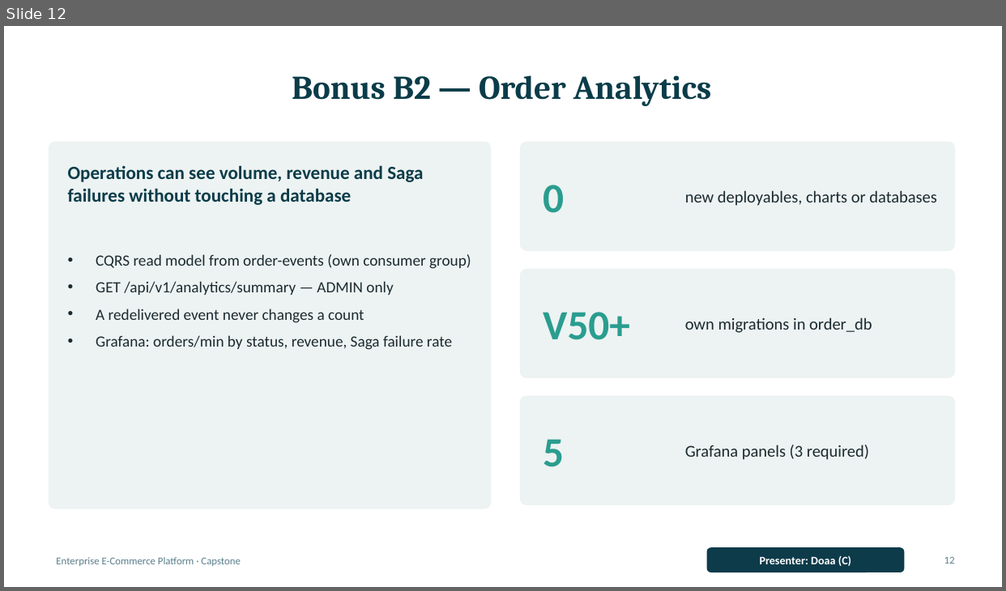
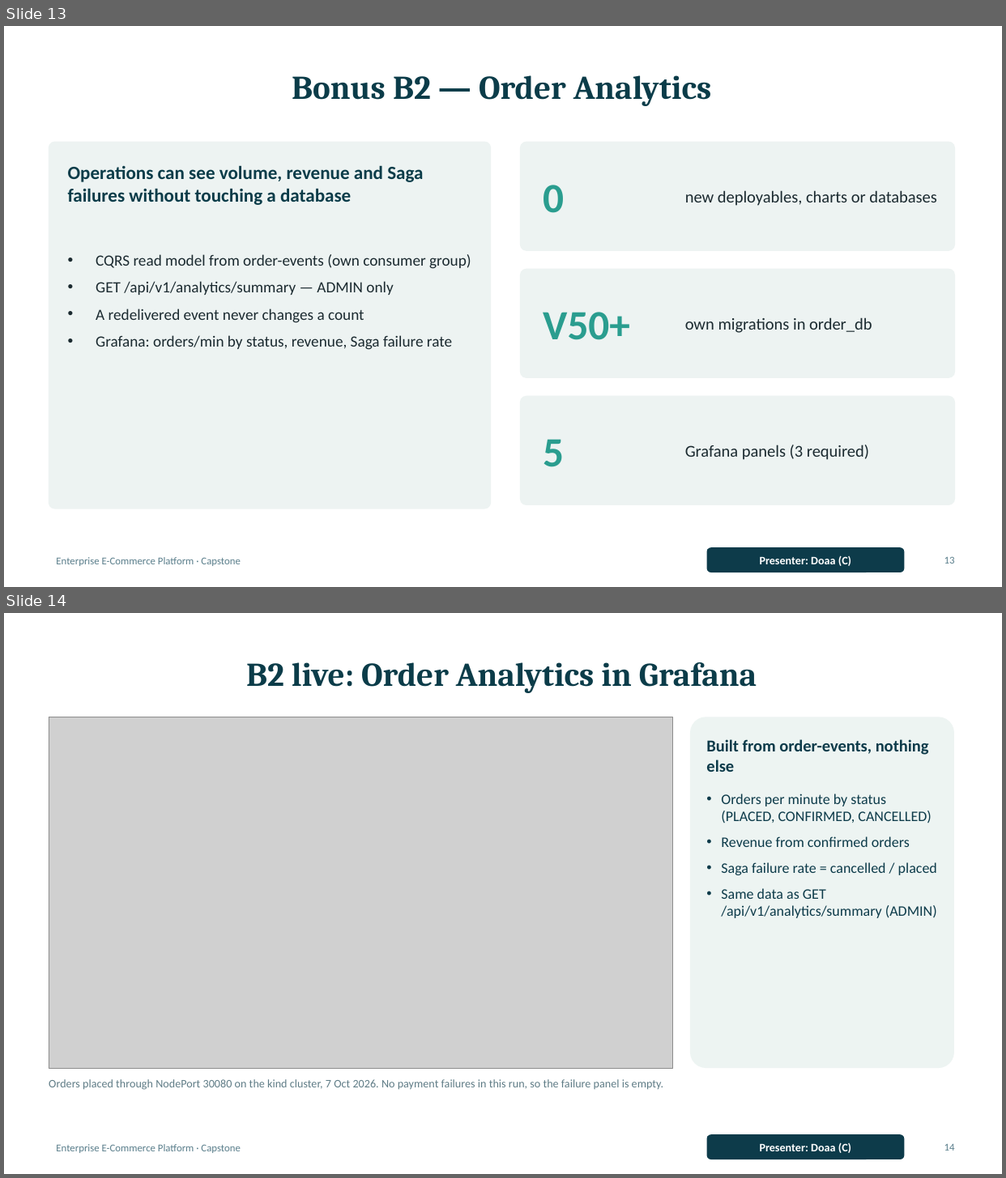
Before and after one commit to 13nour11/capstone-platform, a slide deck: docs/slides/capstone-final.pptx. Shown one above the other, each under a label of ours: slide 12 before the commit, slides 13 and 14 after it. The pictures are 1006x591 and 1006x1178 pixels, drawn with LibreOffice and Linux fonts; fonts in the diff are those of the drawing; grey boxes stand for pictures. Boxes give left, top, right and bottom in pixels: in the first picture for what was removed or moved away, otherwise in the second. Text is boxed around its words. In the diff, an @@ line names an element or a change of style, - is before the commit and + after.

Commit message:
capstone-L6: slides-with-live-screenshots-from-the-cluster-on-main
Four evidence slides from the kind run on main: Zipkin trace across HTTP and Kafka, B2 in
Grafana, ArgoCD 10/10 Synced/Healthy, CI on main + Platform Overview. Names as in the Team
Charter, presenter ranges updated, slide outline and demo script aligned with the deck.

```diff
--- a/docs/slides/capstone-final.pptx
+++ b/docs/slides/capstone-final.pptx
@@ slide 14 added at box(4, 613, 1002, 1174), background #FFFFFF; not listed: 1 template element that a slide beside it also shows @@
@@ title added at box(246, 662, 756, 693), 32 pt, text #0B3C49, bold @@
+B2 live: Order Analytics in Grafana
@@ picture added at box(49, 717, 672, 1068) @@
@@ rounded rectangle added at box(691, 717, 955, 1068), fill #EDF4F2 @@
@@ text added at box(706, 739, 929, 772), 16 pt, text #0D3B4A, bold @@
+Built from order-events, nothing else
@@ text added at box(721, 794, 937, 918), 14 pt, text #0D3B4A @@
+• Orders per minute by status (PLACED, CONFIRMED, CANCELLED)
+• Revenue from confirmed orders
+• Saga failure rate = cancelled / placed
+• Same data as GET /api/v1/analytics/summary (ADMIN)
@@ text added at box(49, 1080, 663, 1090), 11 pt, text #5F7C86 @@
+Orders placed through NodePort 30080 on the kind cluster, 7 Oct 2026. No payment failures in this run, so the failure panel is empty.
@@ rounded rectangle added at box(707, 1135, 905, 1160), fill #0D3B4A, 11 pt, text #FFFFFF, bold @@
+Presenter: Doaa (C)
@@ page number added at box(944, 1144, 955, 1151), 10 pt, text #5B7F8C @@
+14
@@ what was slide 12 is now slide 13 @@
```
Also in this commit, not shown: 8 slides changed, 3 other slides added, 10 other files.
